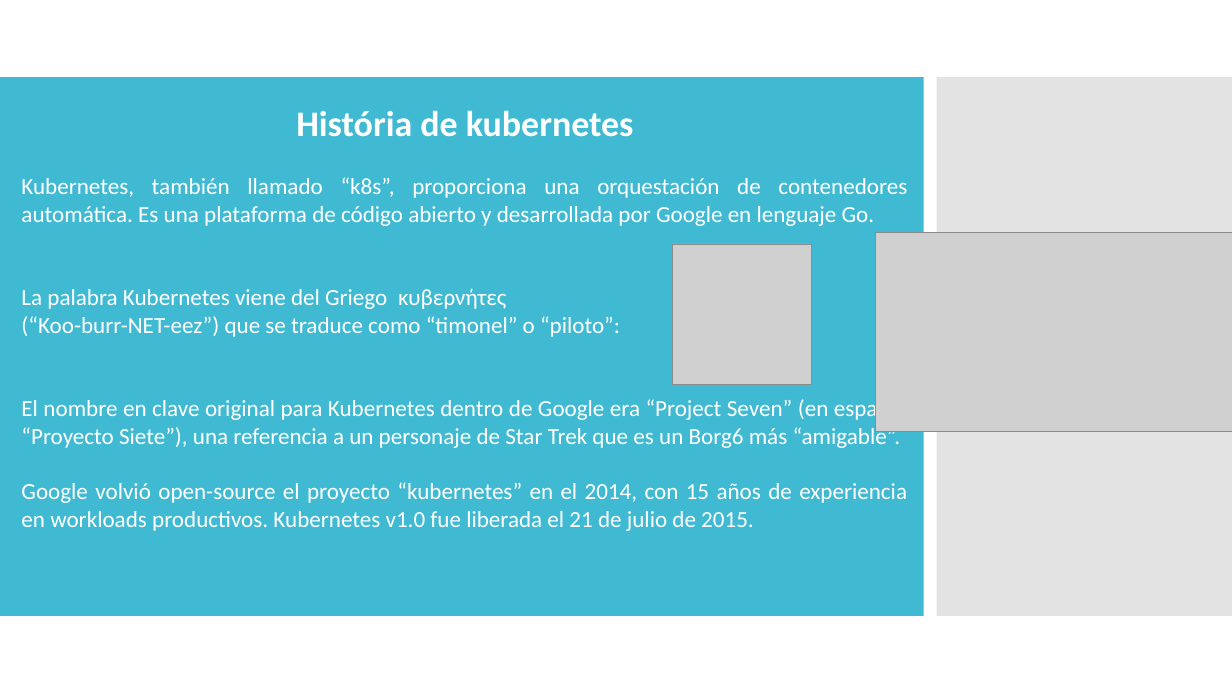
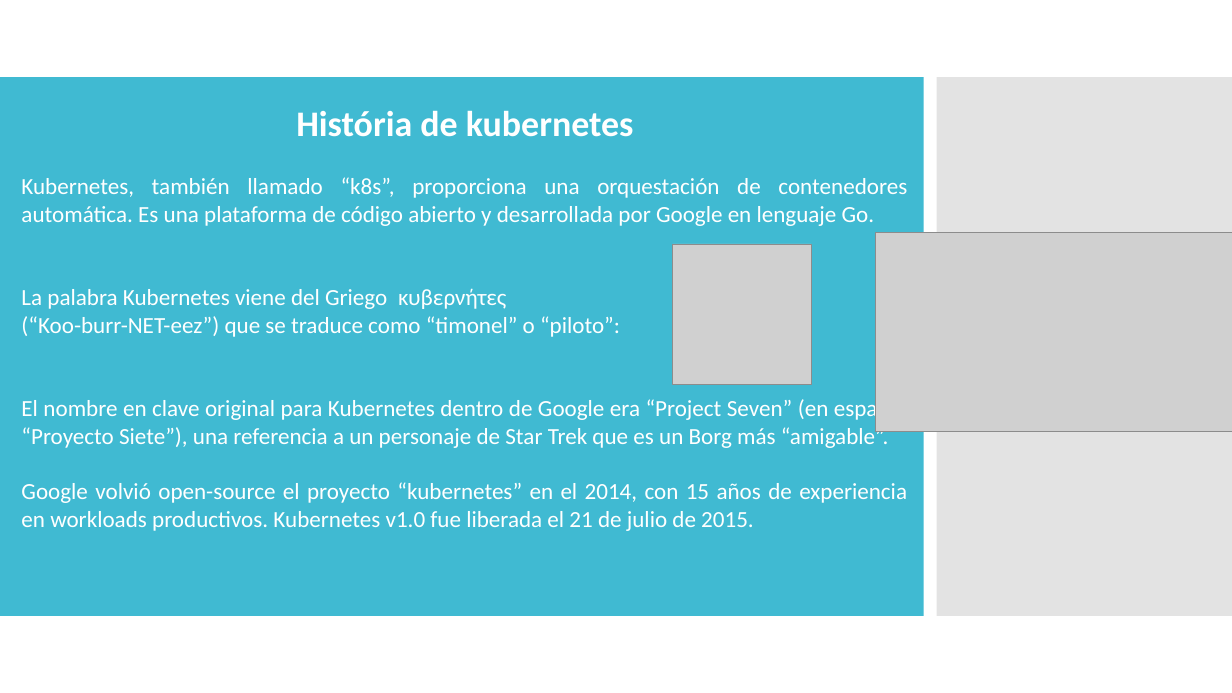
Before and after one commit to av250037/Taller_Monlau_Docker_vs_K8s, a slide deck: slide 27 of Taller Docker-Kubernetes.pptx. Drawn at 1232x693 pixels with LibreOffice and Linux fonts; fonts in the diff are those of the drawing; grey boxes stand for pictures. Boxes give left, top, right and bottom in pixels: in the first picture for what was removed or moved away, otherwise in the second. Text is boxed around its words. In the diff, an @@ line names an element or a change of style, - is before the commit and + after.

```diff
--- a/Taller Docker-Kubernetes.pptx
+++ b/Taller Docker-Kubernetes.pptx
@@ text at bbox=[21, 397, 907, 448]: text changed @@
-El nombre en clave original para Kubernetes dentro de Google era “Project Seven” (en español “Proyecto Siete”), una referencia a un personaje de Star Trek que es un Borg6 más “amigable”.
+El nombre en clave original para Kubernetes dentro de Google era “Project Seven” (en español “Proyecto Siete”), una referencia a un personaje de Star Trek que es un Borg más “amigable”.
```
